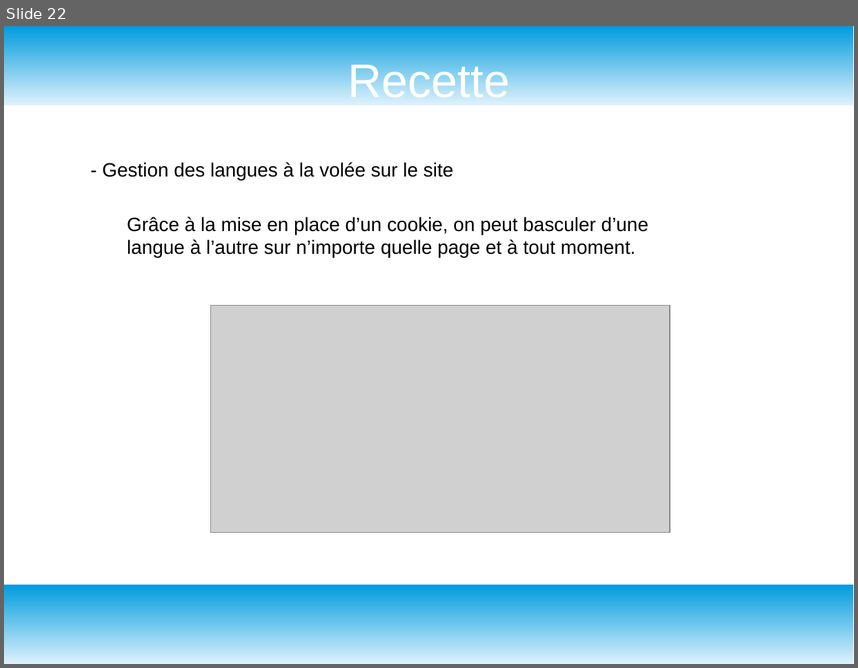
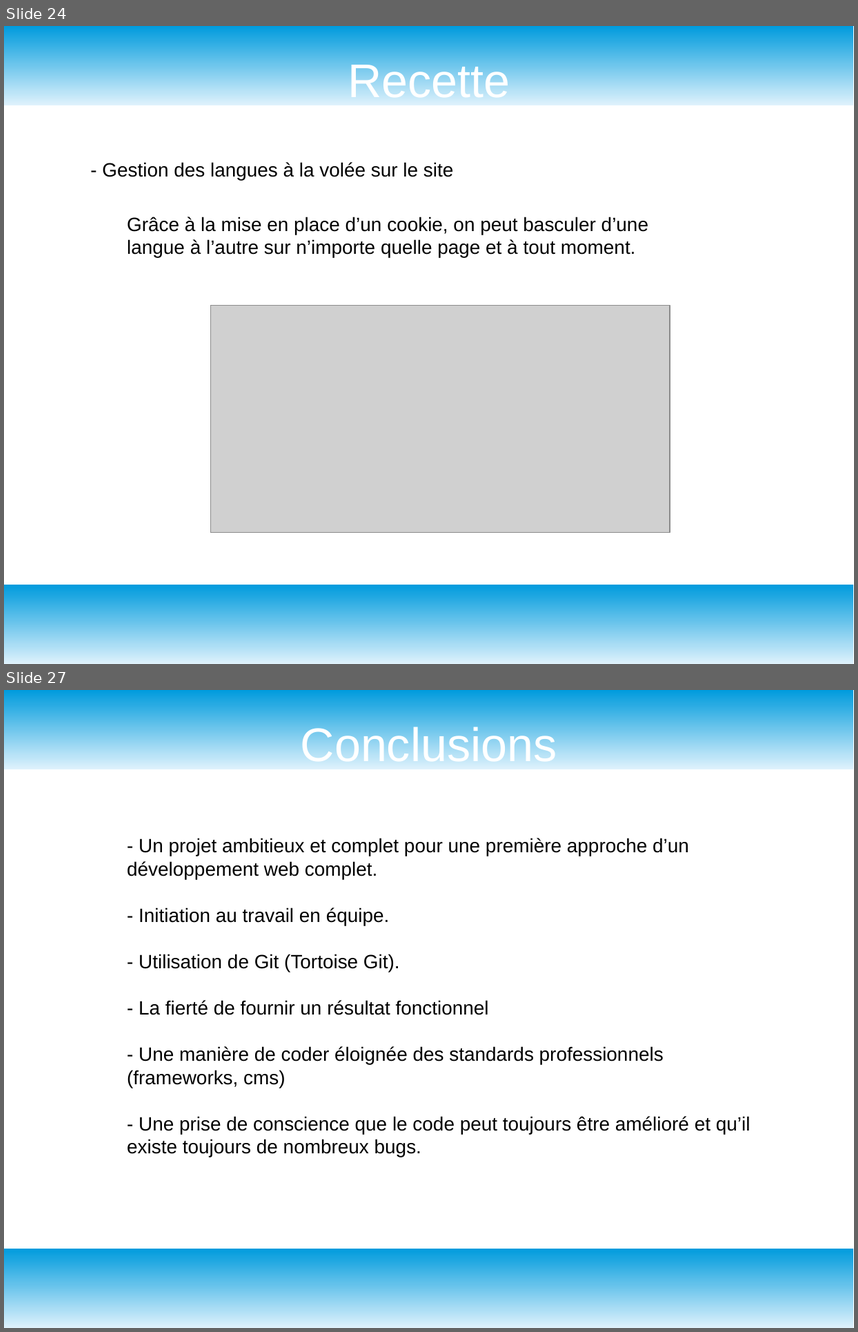
Before and after one commit to GuyomH/Fil-Rouge, a slide deck: assets/grand angle diapo.odp. Shown one above the other, each under a label of ours: slide 22 before the commit, slides 24 and 27 after it; the slides between them are not shown. The pictures are 858x668 and 858x1332 pixels, drawn with LibreOffice and Linux fonts; fonts in the diff are those of the drawing; grey boxes stand for pictures. Boxes give left, top, right and bottom in pixels: in the first picture for what was removed or moved away, otherwise in the second. Text is boxed around its words. In the diff, an @@ line names an element or a change of style, - is before the commit and + after.

```diff
--- a/assets/grand angle diapo.odp
+++ b/assets/grand angle diapo.odp
@@ slide 27 added at bbox=[4, 690, 854, 1328], background #FFFFFF; not listed: 2 template elements that a slide beside it also shows @@
@@ title added at bbox=[301, 723, 557, 769], 44 pt, text #FFFFFF @@
+Conclusions
@@ text added at bbox=[127, 838, 751, 1156], 18 pt, text #000000 @@
+- Un projet ambitieux et complet pour une première approche d’un développement web complet.
+- Initiation au travail en équipe.
+- Utilisation de Git (Tortoise Git).
+- La fierté de fournir un résultat fonctionnel
+- Une manière de coder éloignée des standards professionnels (frameworks, cms)
+- Une prise de conscience que le code peut toujours être amélioré et qu’il existe toujours de nombreux bugs.
@@ what was slide 22 is now slide 24 @@
```
Also in this commit, not shown: 4 slides changed, 4 other slides added, 1 slide removed, 7 other files.
